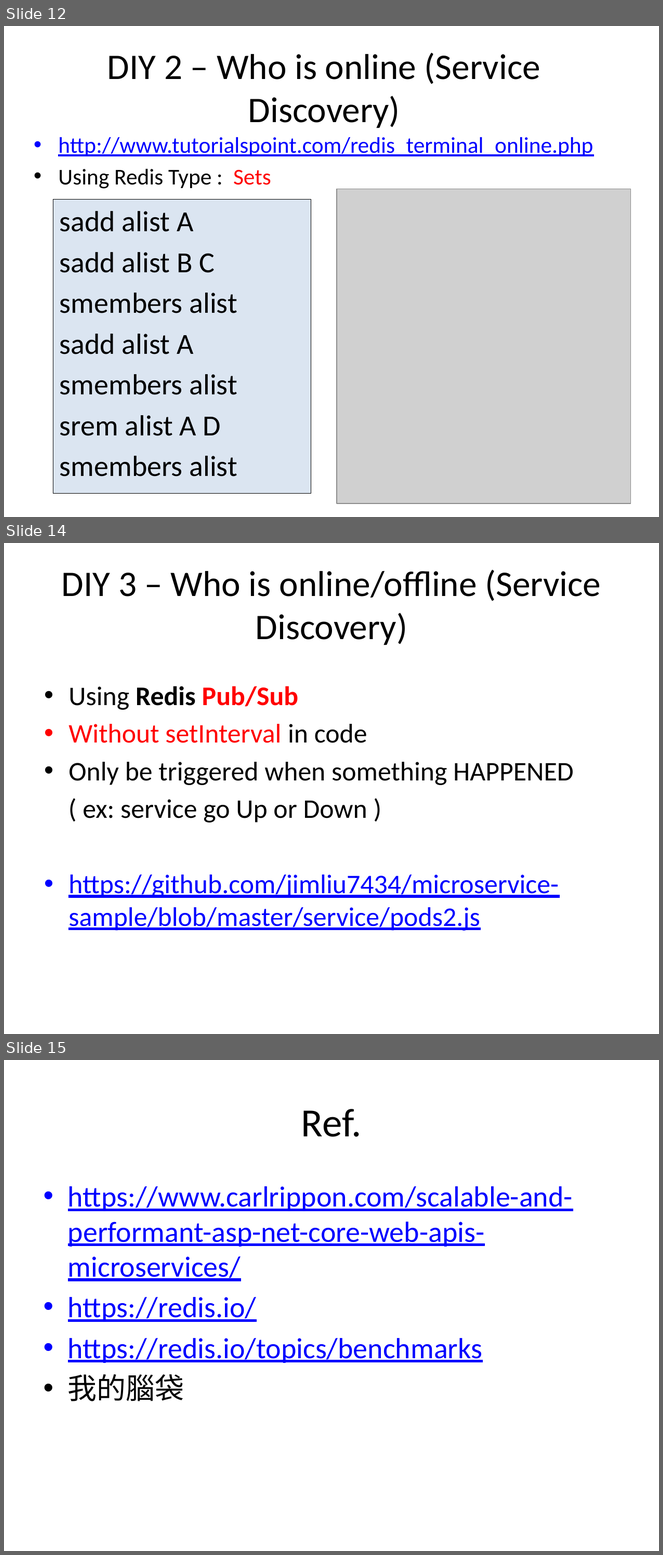
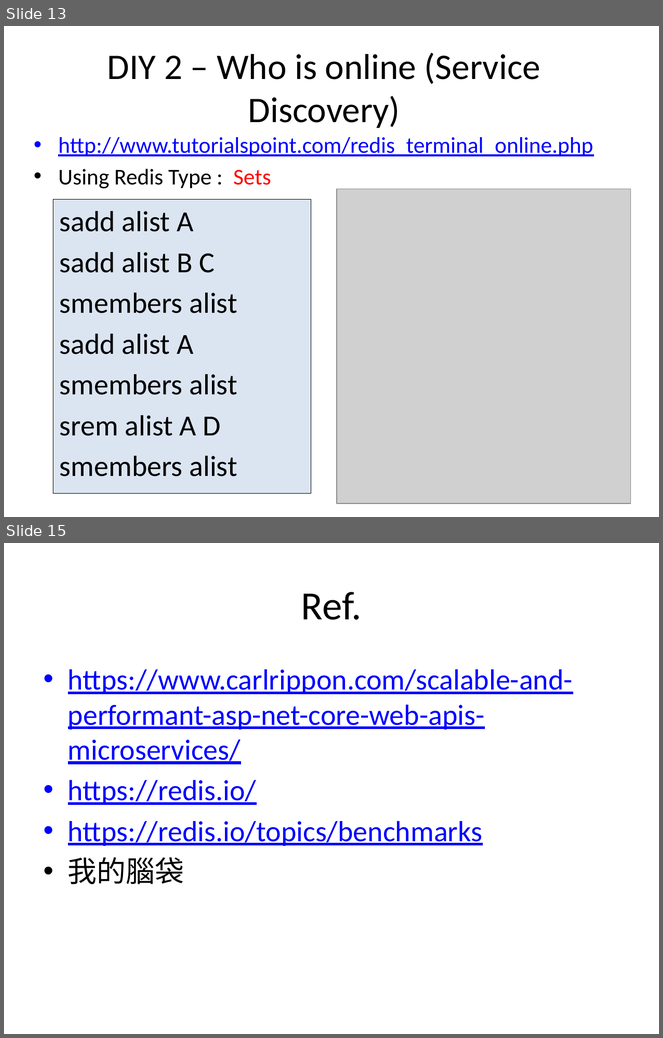
Before and after one commit to jimliu7434/microservice-sample, a slide deck: Microservice02.pptx. Shown one above the other, each under a label of ours: slides 12, 14 and 15 before the commit, slides 13 and 15 after it; the slides between them are not shown. The pictures are 663x1555 and 663x1038 pixels, drawn with LibreOffice and Linux fonts; fonts in the diff are those of the drawing; grey boxes stand for pictures. Boxes give left, top, right and bottom in pixels: in the first picture for what was removed or moved away, otherwise in the second. Text is boxed around its words. In the diff, an @@ line names an element or a change of style, - is before the commit and + after.

```diff
--- a/Microservice02.pptx
+++ b/Microservice02.pptx
@@ slide 14 removed at (4,543,659,1034), background #FFFFFF @@
@@ title removed at (62,570,601,645) @@
-DIY 3 – Who is online/offline (Service Discovery)
@@ text removed at (68,686,573,931) @@
-• Using Redis Pub/Sub
-• Without setInterval in code
-• Only be triggered when something HAPPENED
-( ex: service go Up or Down )
-• https://github.com/jimliu7434/microservice-sample/blob/master/service/pods2.js
@@ what was slide 12 is now slide 13 @@
```
Also in this commit, not shown: 2 slides changed, 1 slide added, 2 other files.
